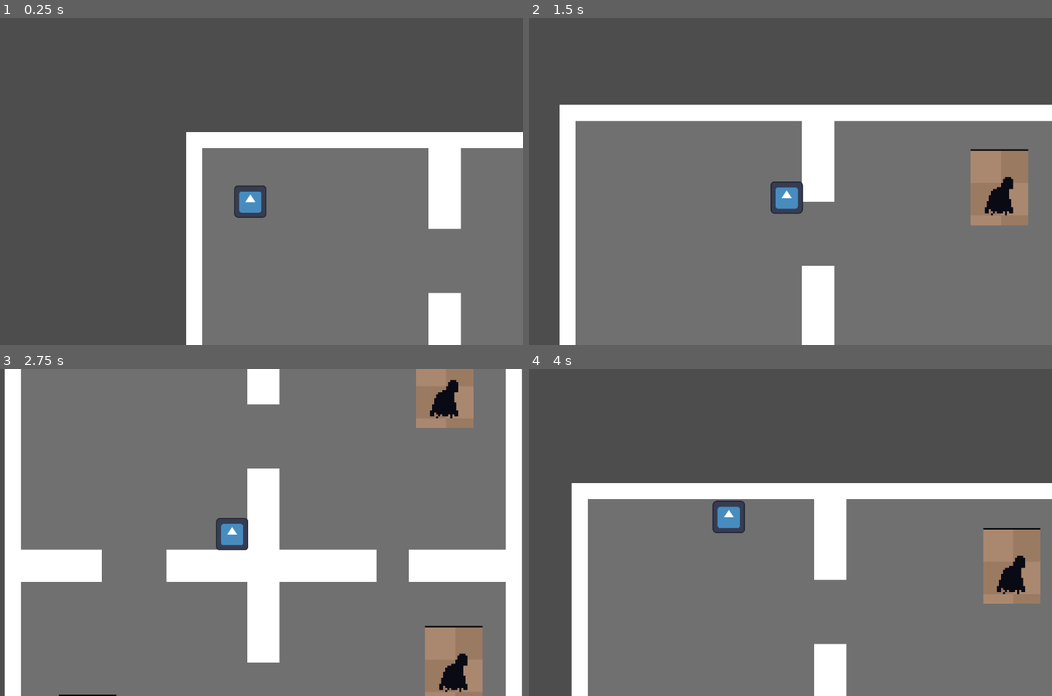
Above: before the commit, frames 1-4 (two rows, left to right).
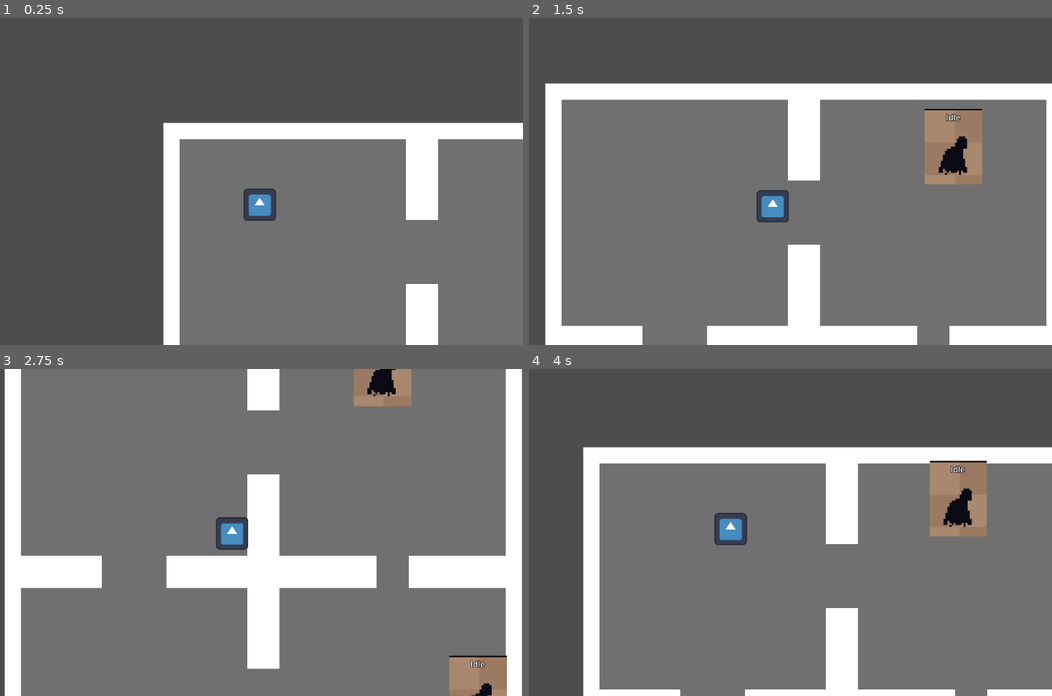
Above: after the commit, the same moments.

Repository: vyxul/Shadow-Eclipse
Game: Godot game, scene res://GameFiles/Scenes/Levels/Prison/PrisonLevel.tscn
Two runs of this game, one before a commit and one after it. Both use one fixed random seed, a clock stepped at 60 frames per second and the inputs below. The engine's default icon, where the game draws it, is replaced by a stand-in: a white triangle on a blue panel in a dark square.
Inputs (mouse positions are in pixels of both pictures, inside the frame that each line leads up to):
- Up to frame 1 (0.25 s): no input
- Up to frame 2 (1.5 s): move the mouse to (889, 165) at 0.52 s; hold D (right) 0.53-1.28 s; click (889, 165) at 0.6 s; move the mouse to (644, 197) at 1.27 s; hold S (down) from 1.28 s (still down); tap Shift (shift) at 1.35 s
- Up to frame 3 (2.75 s): move the mouse to (287, 460) at 2.02 s; release S (down) at 2.03 s; hold D (right) from 2.03 s (still down); click (287, 460) at 2.1 s
- Up to frame 4 (4 s): move the mouse to (732, 597) at 2.77 s; release D (right) at 2.78 s; hold W (up) 2.78-3.53 s; tap Shift (shift) at 2.85 s; move the mouse to (936, 581) at 3.52 s; hold A (left) from 3.53 s (still down); click (936, 581) at 3.6 s

The runs differ from the first frame. In frame 1, 13% of the frame differs, in the area x 31-100%, y 32-100%; in frame 2, 27%, in the area x 3-100%, y 20-100%; in frame 3, 9.0%; in frame 4, 25%.

Commit message:
Added state machines with 4 states to enemy
Added an idle, follow, hurt, and death state to enemy that are all children of the state machine node.

Diff:
--- a/GameFiles/Game Objects/Characters/Enemies/enemy_bandit.gd
+++ b/GameFiles/Game Objects/Characters/Enemies/enemy_bandit.gd
@@ -1,14 +1,5 @@
 extends CharacterBody2D
 
-@onready var health_component = $HealthComponent
 
-func _ready():
-	health_component.health_depleted.connect(on_health_depleted)
-
-
-func death():
-	queue_free()
-
-
-func on_health_depleted():
-	death()
+func _process(delta):
+	move_and_slide()
--- a/GameFiles/Game Objects/Characters/Enemies/enemy_bandit.tscn
+++ b/GameFiles/Game Objects/Characters/Enemies/enemy_bandit.tscn
@@ -1,9 +1,14 @@
-[gd_scene load_steps=7 format=3 uid="uid://dimxkh5vbaxfx"]
+[gd_scene load_steps=12 format=3 uid="uid://dimxkh5vbaxfx"]
 
 [ext_resource type="Texture2D" uid="uid://df6g8okbk54y" path="res://GameFiles/Assets/Art/Enemies/enemy_sprite_sheet.png" id="1_61gxk"]
 [ext_resource type="Script" path="res://GameFiles/Game Objects/Characters/Enemies/enemy_bandit.gd" id="1_iaane"]
 [ext_resource type="PackedScene" uid="uid://b25iseq2d0dnd" path="res://GameFiles/Game Objects/Components/health_component.tscn" id="2_qnwby"]
 [ext_resource type="PackedScene" uid="uid://ydmxubnmay2o" path="res://GameFiles/Game Objects/Components/hurtbox_component.tscn" id="4_nn6pb"]
+[ext_resource type="PackedScene" uid="uid://bxk0ha72ft7ep" path="res://GameFiles/Scenes/States/state_machine.tscn" id="5_ibxij"]
+[ext_resource type="Script" path="res://GameFiles/Scenes/States/EnemyIdle.gd" id="6_hywir"]
+[ext_resource type="Script" path="res://GameFiles/Scenes/States/EnemyFollow.gd" id="7_kpjqw"]
+[ext_resource type="Script" path="res://GameFiles/Scenes/States/EnemyHurt.gd" id="8_tu6pd"]
+[ext_resource type="Script" path="res://GameFiles/Scenes/States/EnemyDeath.gd" id="9_rkc4m"]
 
 [sub_resource type="CapsuleShape2D" id="CapsuleShape2D_4fmbg"]
 radius = 21.0
@@ -16,6 +21,7 @@
 [node name="enemy_bandit" type="CharacterBody2D"]
 collision_layer = 4
 collision_mask = 3
+motion_mode = 1
 script = ExtResource("1_iaane")
 
 [node name="Sprite2D" type="Sprite2D" parent="."]
@@ -29,6 +35,7 @@
 shape = SubResource("CapsuleShape2D_4fmbg")
 
 [node name="HealthComponent" parent="." instance=ExtResource("2_qnwby")]
+max_health_points = 3
 
 [node name="HurtboxComponent" parent="." node_paths=PackedStringArray("health_component") instance=ExtResource("4_nn6pb")]
 collision_layer = 4
@@ -39,3 +46,35 @@
 position = Vector2(0, 22)
 shape = SubResource("CapsuleShape2D_c2tat")
 debug_color = Color(0.992157, 0, 0.235294, 0.419608)
+
+[node name="StateMachine" parent="." node_paths=PackedStringArray("enemy", "initial_state", "state_label", "hurtbox_component", "health_component") instance=ExtResource("5_ibxij")]
+enemy = NodePath("..")
+initial_state = NodePath("EnemyFollow")
+state_label = NodePath("../Label")
+hurtbox_component = NodePath("../HurtboxComponent")
+health_component = NodePath("../HealthComponent")
+
+[node name="EnemyIdle" type="Node" parent="StateMachine"]
+script = ExtResource("6_hywir")
+move_speed = 50.0
+
+[node name="EnemyFollow" type="Node" parent="StateMachine"]
+script = ExtResource("7_kpjqw")
+
+[node name="EnemyHurt" type="Node" parent="StateMachine"]
+script = ExtResource("8_tu6pd")
+
+[node name="EnemyDeath" type="Node" parent="StateMachine"]
+script = ExtResource("9_rkc4m")
+
+[node name="Label" type="Label" parent="."]
+offset_left = -56.0
+offset_top = -70.0
+offset_right = 56.0
+offset_bottom = -47.0
+theme_override_colors/font_color = Color(1, 1, 1, 1)
+theme_override_colors/font_outline_color = Color(0, 0, 0, 1)
+theme_override_constants/outline_size = 4
+theme_override_font_sizes/font_size = 16
+horizontal_alignment = 1
+autowrap_mode = 1
--- a/GameFiles/Game Objects/Characters/Player/player.gd
+++ b/GameFiles/Game Objects/Characters/Player/player.gd
@@ -1,5 +1,5 @@
 extends CharacterBody2D
-
+class_name Player
 
 @export var player_speed: float = 500
 @export var run_speed_multiplier: float = 1.5
@@ -27,7 +27,8 @@
 		move_speed = player_speed
 
 	var target_velocity = move_direction * move_speed
-	velocity = velocity.lerp(target_velocity, 1 - exp(-delta * 5))
+	#velocity = velocity.lerp(target_velocity, 1 - exp(-delta * 5))
+	velocity = target_velocity
 
 	move_and_slide()
 
--- a/GameFiles/Game Objects/Characters/Player/player.tscn
+++ b/GameFiles/Game Objects/Characters/Player/player.tscn
@@ -11,7 +11,10 @@
 [node name="Player" type="CharacterBody2D" groups=["player"]]
 collision_layer = 2
 collision_mask = 5
+motion_mode = 1
+platform_on_leave = 2
 script = ExtResource("1_n8ck6")
+player_speed = 350.0
 
 [node name="Marker2D" type="Marker2D" parent="."]
 
--- a/GameFiles/Game Objects/Components/health_component.gd
+++ b/GameFiles/Game Objects/Components/health_component.gd
@@ -6,6 +6,11 @@
 
 @export var max_health_points: int = 1
 @export var current_health_points: int = 1
+@export var start_full_hp: bool = true
+
+func _ready():
+	if start_full_hp:
+		current_health_points = max_health_points
 
 
 func check_hp_in_range():
--- a/GameFiles/Game Objects/Components/hurtbox_component.gd
+++ b/GameFiles/Game Objects/Components/hurtbox_component.gd
@@ -1,5 +1,7 @@
 extends Area2D
 class_name HurtboxComponent
+
+signal hurt
 
 @export var health_component : HealthComponent
 
@@ -9,3 +11,4 @@
 		return
 
 	health_component.damage(dmg)
+	hurt.emit()
--- a/GameFiles/Scenes/Levels/Prison/PrisonLevel.tscn
+++ b/GameFiles/Scenes/Levels/Prison/PrisonLevel.tscn
@@ -412,5 +412,5 @@
 position = Vector2(694, 852)
 
 [node name="Player" parent="." instance=ExtResource("1_r4tet")]
-position = Vector2(127, 138)
+position = Vector2(191, 162)
 scale = Vector2(0.5, 0.5)
--- /dev/null
+++ b/GameFiles/Scenes/States/EnemyDeath.gd
@@ -0,0 +1,10 @@
+extends State
+class_name EnemyDeath
+
+
+func enter():
+	var enemy = get_parent().get_enemy()
+	print_debug(enemy.name + " entered EnemyDeath state")
+
+	if enemy:
+		enemy.queue_free()
--- /dev/null
+++ b/GameFiles/Scenes/States/EnemyFollow.gd
@@ -0,0 +1,26 @@
+extends State
+class_name EnemyFollow
+
+@export var move_speed: float = 50
+
+var player: Player
+var enemy: CharacterBody2D
+
+func enter():
+	player = get_tree().get_first_node_in_group("player")
+	enemy = get_parent().get_enemy()
+	get_parent().get_label().text = "Follow"
+
+
+func physics_update(delta):
+	var move_direction = player.global_position - enemy.global_position
+	get_parent().state_label.text = "Follow" + "\n" + str(move_direction.length())
+
+	if move_direction.length() < 250:
+		enemy.velocity = move_direction.normalized() * move_speed
+
+	else:
+		enemy.velocity = Vector2()
+
+	if move_direction.length() > 350:
+		transitioned.emit(self, "enemyidle")
--- /dev/null
+++ b/GameFiles/Scenes/States/EnemyHurt.gd
@@ -0,0 +1,27 @@
+extends State
+class_name EnemyHurt
+
+@export var invincibility_time: float = 0.5
+
+var enemy: CharacterBody2D
+var hurtbox_component: HurtboxComponent
+var timer: float
+
+func enter():
+	enemy = get_parent().get_enemy()
+	hurtbox_component = get_parent().get_hurtbox_component()
+	get_parent().get_label().text = "Hurt"
+	timer = invincibility_time
+
+	if enemy:
+		enemy.set_process(false)
+
+
+func update(delta):
+	timer -= delta
+
+	if timer <= 0:
+		if enemy:
+			enemy.set_process(true)
+
+		transitioned.emit(self, "enemyidle")
--- /dev/null
+++ b/GameFiles/Scenes/States/EnemyIdle.gd
@@ -0,0 +1,38 @@
+extends State
+class_name EnemyIdle
+
+@export var move_speed: float = 10.0
+
+var enemy: CharacterBody2D
+var player: Player
+var move_direction: Vector2
+var wander_time: float
+
+
+func randomize_wander():
+	move_direction = Vector2(randf_range(-1, 1), randf_range(-1, 1)).normalized()
+	wander_time = randf_range(1, 3)
+
+
+func enter():
+	enemy = get_parent().get_enemy()
+	player = get_tree().get_first_node_in_group("player")
+	randomize_wander()
+	get_parent().get_label().text = "Idle"
+
+
+func update(delta: float):
+	if wander_time > 0:
+		wander_time -= delta
+
+	else:
+		randomize_wander()
+
+	var player_direction = player.global_position - enemy.global_position
+	if player_direction.length() < 250:
+		transitioned.emit(self, "enemyfollow")
+
+
+func physics_update(delta: float):
+	if enemy:
+		enemy.velocity = move_direction * move_speed
--- /dev/null
+++ b/GameFiles/Scenes/States/State.gd
@@ -0,0 +1,19 @@
+extends Node
+class_name State
+
+signal transitioned
+
+func enter():
+	pass
+
+
+func exit():
+	pass
+
+
+func update(_delta: float):
+	pass
+
+
+func physics_update(_delta: float):
+	pass
--- /dev/null
+++ b/GameFiles/Scenes/States/state_machine.gd
@@ -0,0 +1,83 @@
+extends Node
+
+@export var enemy: CharacterBody2D
+@export var initial_state: State
+@export var state_label: Label
+@export var hurtbox_component: HurtboxComponent
+@export var health_component: HealthComponent
+
+var current_state: State
+var states: Dictionary = {}
+
+
+func get_enemy() -> CharacterBody2D:
+	return enemy
+
+
+func get_label() -> Label:
+	return state_label
+
+
+func get_hurtbox_component() -> HurtboxComponent:
+	return hurtbox_component
+
+
+func get_health_component() -> HealthComponent:
+	return health_component
+
+
+func _ready():
+	for child in get_children():
+		if child is State:
+			states[child.name.to_lower()] = child
+			child.transitioned.connect(on_child_transition)
+
+	if initial_state:
+		initial_state.enter()
+		current_state = initial_state
+
+	hurtbox_component.hurt.connect(on_hurt)
+	health_component.health_depleted.connect(on_health_depleted)
+
+
+func _process(delta):
+	if current_state:
+		current_state.update(delta)
+
+
+func _physics_process(delta):
+	if current_state:
+		current_state.physics_update(delta)
+
+
+func on_child_transition(state, new_state_name: String):
+	if state != current_state:
+		return
+
+	var new_state = states.get(new_state_name.to_lower())
+	if !new_state:
+		return
+
+	if current_state:
+		current_state.exit()
+
+	new_state.enter()
+	current_state = new_state
+
+
+func on_hurt():
+	if current_state:
+		current_state.exit()
+
+	var new_state = states.get("enemyhurt")
+	new_state.enter()
+	current_state = new_state
+
+
+func on_health_depleted():
+	if current_state:
+		current_state.exit()
+
+	var new_state = states.get("enemydeath")
+	new_state.enter()
+	current_state = new_state
--- /dev/null
+++ b/GameFiles/Scenes/States/state_machine.tscn
@@ -0,0 +1,6 @@
+[gd_scene load_steps=2 format=3 uid="uid://bxk0ha72ft7ep"]
+
+[ext_resource type="Script" path="res://GameFiles/Scenes/States/state_machine.gd" id="1_fyufb"]
+
+[node name="StateMachine" type="Node"]
+script = ExtResource("1_fyufb")
